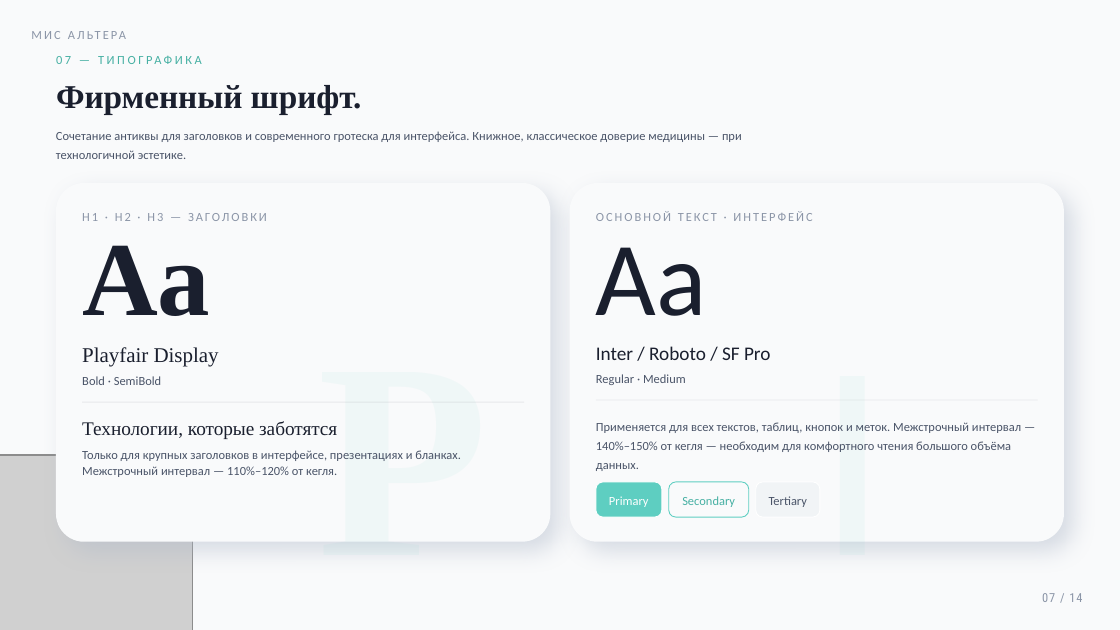
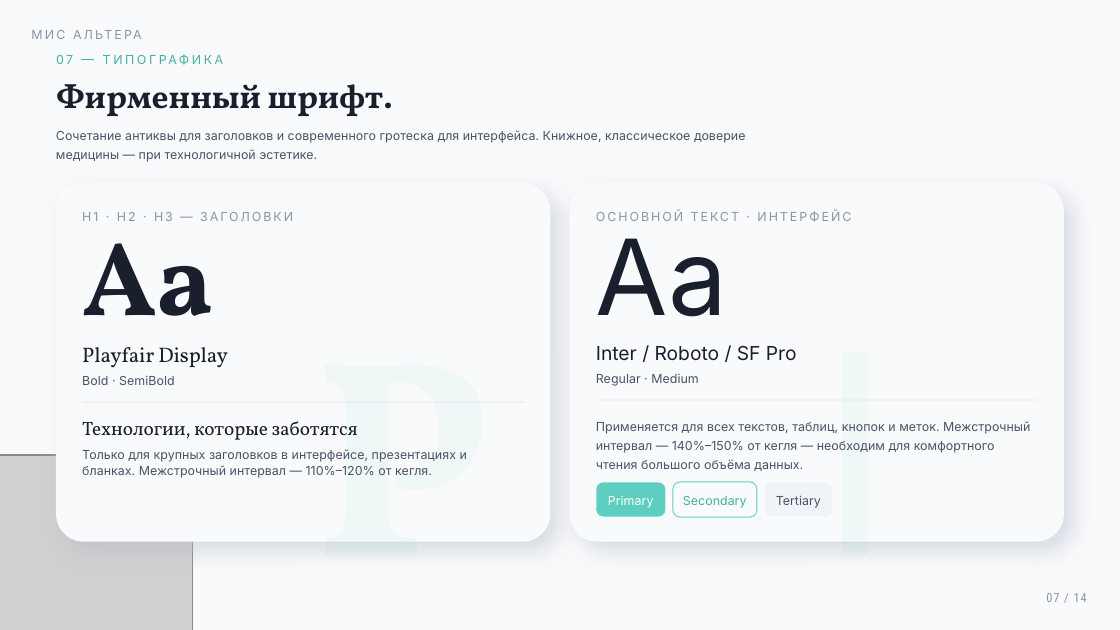
Before and after one commit to LilooLight/Altera-discovery, a slide deck: slide 7 of MIS_Altera_Brandbook.pptx. Drawn at 1120x630 pixels with LibreOffice and Linux fonts; fonts in the diff are those of the drawing; grey boxes stand for pictures. Boxes give left, top, right and bottom in pixels: in the first picture for what was removed or moved away, otherwise in the second. Text is boxed around its words. In the diff, an @@ line names an element or a change of style, - is before the commit and + after.

Commit message:
fix: embed Inter + Playfair Display fonts into .pptx
- Add @font-face declarations in global.css pointing to local TTF files
- Patch html2pptx1.js to pass-through 'Inter' and 'Playfair Display'
  as PPT-safe (instead of mapping to Carlito/Tinos)
- Embed 7 TTF files (5 Inter weights + 2 Playfair variable) into
  ppt/fonts/*.fntdata via <p:embeddedFontLst> in presentation.xml
- .pptx now displays correct brand fonts on any viewer (PowerPoint,
  Keynote, LibreOffice) without requiring local font installation
- File size: 1.8 MB -> 3.0 MB (+718 KB embedded fonts)

```diff
--- a/MIS_Altera_Brandbook.pptx
+++ b/MIS_Altera_Brandbook.pptx
@@ font Times New Roman to Vollkorn in 5 elements at (56, 84, 393, 116), (82, 214, 214, 361), (82, 347, 228, 368), (82, 421, 358, 440), (314, 426, 493, 475) @@
@@ rounded rectangle: place and size @@
-rounded rectangle at (669, 482, 748, 516)
+rounded rectangle at (673, 482, 757, 516)
@@ font Calibri to Inter in 15 elements at (56, 49, 1113, 71), (56, 130, 746, 162), (82, 212, 293, 221), (82, 376, 175, 385), (82, 449, 467, 478), (817, 424, 892, 506), (596, 211, 851, 222), (596, 238, 727, 317), (596, 346, 797, 360), (596, 374, 698, 386), (596, 421, 1030, 453), (608, 496, 654, 508), (683, 496, 747, 508), (31, 25, 172, 46), (776, 496, 821, 508) @@
@@ text "Tertiary": place and size @@
-text "Tertiary" at (769, 496, 807, 507)
+text "Tertiary" at (776, 496, 821, 508)
@@ rounded rectangle: place and size @@
-rounded rectangle at (756, 482, 820, 516)
+rounded rectangle at (764, 482, 833, 516)
@@ text "07 / 14": place and size @@
-text "07 / 14" at (1042, 593, 1082, 602)
+text "07 / 14" at (1046, 593, 1087, 602)
```
Also in this commit, not shown: 13 other slides changed, 8 other files.
